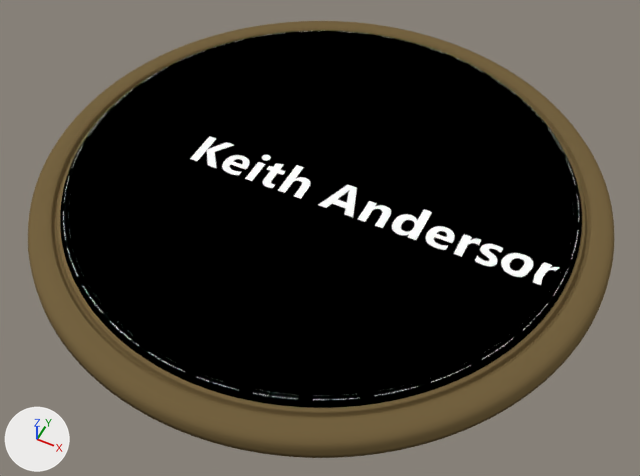
The Blender file plaque.blend, before and after one commit.
Camera for both pictures: a 50 mm camera at (2.05, -3.92, 4.11) aimed at (0.2, -0.23, -0.5). The axes (+X, +Y, +Z) are drawn at lower left. The lights are the same throughout.

The first picture shows 'Plaque'.
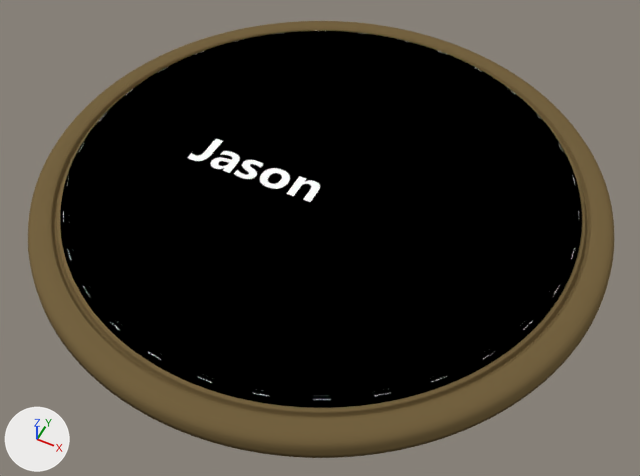
What the commit changed:
Picture 'Arnaud Jopart.png' (img_arnaud_jopart_png) is new.
Material 'DoesntMatter.002' (mat_doesntmatter_002) is new.
Uses the picture img_arnaud_jopart_png.
me_cylinder_001 has 384 vertices, 324 faces and spans x -2.02..2.02, y -2.02..2.02, z -2.02..-1.02.
me_cylinder_001 is used by ob_plaque; location (0.095, 0.0, 0.0); scale (1.0, 1.0, 0.184).
me_cylinder_001 part 1: all 162 faces that had it switch from no material to mat_doesntmatter_002.
Object 'Plaque' (ob_plaque) loses the line: ob_plaque.material_slots[0].link = 'OBJECT'; ob_plaque.material_slots[0].material = mat_namematerial

Where the change shows, as pixel boxes [x1, y1, x2, y2] in the pictures (640 x 476 px):
part 1 of me_cylinder_001, recoloured: [60, 31, 582, 408] in both
